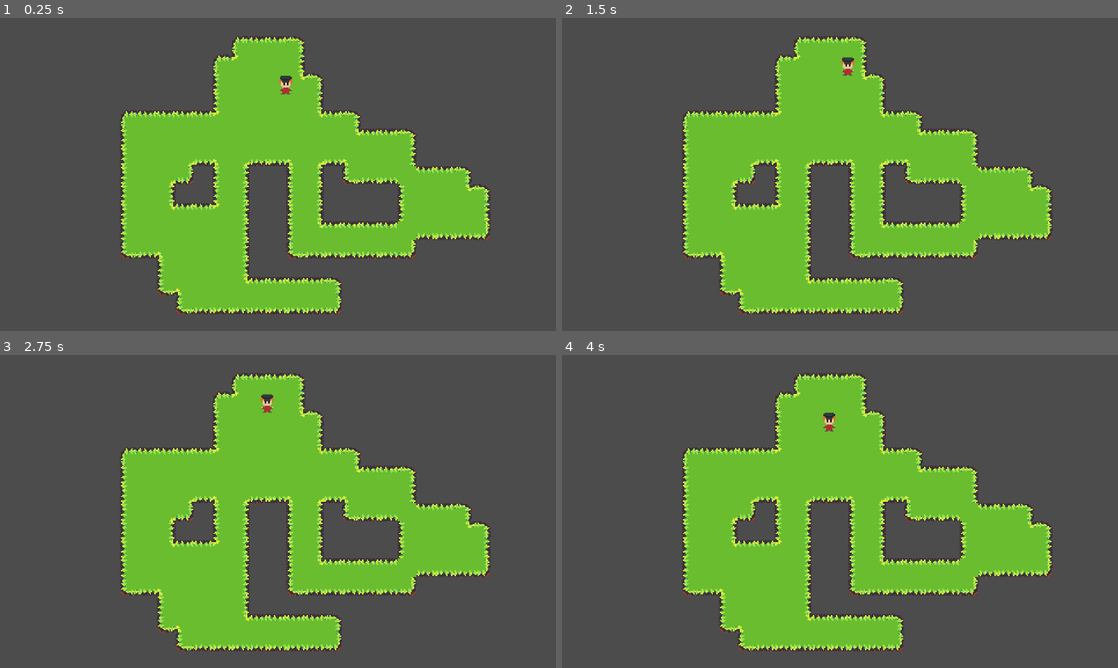
Above: before the commit, frames 1-4 (two rows, left to right).
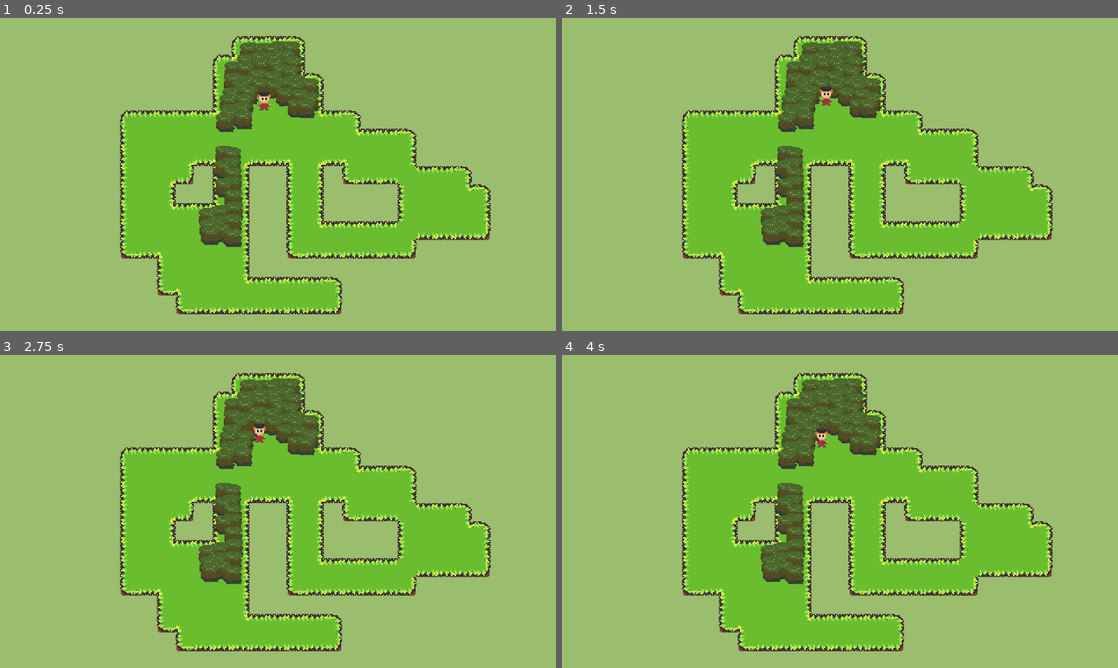
Above: after the commit, the same moments.

Repository: Zezeku/Godot-Creature-Catch
Game: Godot game, scene res://Source/SceneHandler.tscn
Same seed, same stepped clock (60 frames per second), same inputs: the game is played once before the commit and once after it.
Inputs:
- Up to frame 1 (0.25 s): no input
- Up to frame 2 (1.5 s): hold Up (ui_up) from 0.53 s (still down); tap Enter at 1.25 s
- Up to frame 3 (2.75 s): release Up (ui_up) at 2.03 s; hold Left (ui_left) from 2.03 s (still down)
- Up to frame 4 (4 s): release Left (ui_left) at 3.53 s; hold Down (ui_down) from 3.53 s (still down)

The runs differ from the first frame. In frame 1, 74% of the frame differs, in the area x 0-100%, y 0-100%; in frame 2, 74%; in frame 3, 74%; in frame 4, 74%.

Commit message:
TallGrass
MAde a tall grass object, that animates when player runs into it. Each tall grass uses area 2d and signals. Added 50 objects, runs smoothly as of now

Diff:
--- a/Project/Source/AnimatedSprite.gd
+++ b/Project/Source/AnimatedSprite.gd
@@ -1,20 +1,20 @@
-extends AnimatedSprite
+extends KinematicBody2D
 
 var speed = 16 ;
 var move_dir = Vector2();
 
 func get_input():
-
+	print(position)
 	move_dir = Vector2();
 
 	if Input.is_action_just_pressed("ui_right"):
-		move_dir.x += 1 ;
+		move_dir.x += 0.25 ;
 	if Input.is_action_just_pressed("ui_left"):
-		move_dir.x -= 1 ;
+		move_dir.x -= 0.25 ;
 	if Input.is_action_just_pressed("ui_up"):
-		move_dir.y -= 1 ;
+		move_dir.y -= 0.25 ;
 	if Input.is_action_just_pressed("ui_down"):
-		move_dir.y += 1 ;
+		move_dir.y += 0.25 ;
 
 
 
--- /dev/null
+++ b/Project/Source/Player.tscn
@@ -0,0 +1,45 @@
+[gd_scene load_steps=9 format=2]
+
+[ext_resource path="res://Assets/PlayerSprite.png" type="Texture" id=1]
+[ext_resource path="res://Source/AnimatedSprite.gd" type="Script" id=2]
+
+[sub_resource type="AtlasTexture" id=1]
+atlas = ExtResource( 1 )
+region = Rect2( 0, 0, 16, 16 )
+
+[sub_resource type="AtlasTexture" id=2]
+atlas = ExtResource( 1 )
+region = Rect2( 16, 0, 16, 16 )
+
+[sub_resource type="AtlasTexture" id=3]
+atlas = ExtResource( 1 )
+region = Rect2( 0, 0, 16, 16 )
+
+[sub_resource type="AtlasTexture" id=4]
+atlas = ExtResource( 1 )
+region = Rect2( 32, 0, 16, 16 )
+
+[sub_resource type="SpriteFrames" id=5]
+animations = [ {
+"frames": [ SubResource( 1 ), SubResource( 2 ), SubResource( 3 ), SubResource( 4 ) ],
+"loop": true,
+"name": "WalkingDown",
+"speed": 3.0
+} ]
+
+[sub_resource type="RectangleShape2D" id=6]
+extents = Vector2( 4.46356, 1.06177 )
+
+[node name="Player" type="KinematicBody2D"]
+collision_mask = 2
+script = ExtResource( 2 )
+
+[node name="AnimatedSprite" type="AnimatedSprite" parent="."]
+frames = SubResource( 5 )
+animation = "WalkingDown"
+frame = 1
+playing = true
+
+[node name="CollisionShape2D" type="CollisionShape2D" parent="."]
+position = Vector2( 0.18729, 7.30425 )
+shape = SubResource( 6 )
--- a/Project/Source/SceneHandler.tscn
+++ b/Project/Source/SceneHandler.tscn
@@ -1,35 +1,11 @@
-[gd_scene load_steps=11 format=2]
+[gd_scene load_steps=6 format=2]
 
 [ext_resource path="res://Assets/GrassTiles.png" type="Texture" id=1]
-[ext_resource path="res://Assets/PlayerSprite.png" type="Texture" id=2]
-[ext_resource path="res://Source/AnimatedSprite.gd" type="Script" id=3]
+[ext_resource path="res://Source/Player.tscn" type="PackedScene" id=2]
 [ext_resource path="res://Assets/ForestMedley.ogg" type="AudioStream" id=4]
-
-[sub_resource type="AtlasTexture" id=1]
-atlas = ExtResource( 2 )
-region = Rect2( 0, 0, 16, 16 )
-
-[sub_resource type="AtlasTexture" id=2]
-atlas = ExtResource( 2 )
-region = Rect2( 16, 0, 16, 16 )
-
-[sub_resource type="AtlasTexture" id=3]
-atlas = ExtResource( 2 )
-region = Rect2( 0, 0, 16, 16 )
-
-[sub_resource type="AtlasTexture" id=4]
-atlas = ExtResource( 2 )
-region = Rect2( 32, 0, 16, 16 )
-
-[sub_resource type="SpriteFrames" id=5]
-animations = [ {
-"frames": [ SubResource( 1 ), SubResource( 2 ), SubResource( 3 ), SubResource( 4 ) ],
-"loop": true,
-"name": "WalkingDown",
-"speed": 3.0
-} ]
-
-[sub_resource type="TileSet" id=6]
+[ext_resource path="res://Source/TallGrass.tscn" type="PackedScene" id=5]
+
+[sub_resource type="TileSet" id=7]
 0/name = "GrassTiles.png 0"
 0/texture = ExtResource( 1 )
 0/tex_offset = Vector2( 0, 0 )
@@ -56,16 +32,10 @@
 
 [node name="SceneHandler" type="Node"]
 
-[node name="AnimatedSprite" type="AnimatedSprite" parent="."]
-position = Vector2( 319.218, 74.4315 )
-z_index = 1
-frames = SubResource( 5 )
-animation = "WalkingDown"
-playing = true
-script = ExtResource( 3 )
-
-[node name="Route1" type="TileMap" parent="."]
-tile_set = SubResource( 6 )
+[node name="Route1Scene" type="Node2D" parent="."]
+
+[node name="Route1" type="TileMap" parent="Route1Scene"]
+tile_set = SubResource( 7 )
 cell_size = Vector2( 16, 16 )
 cell_custom_transform = Transform2D( 16, 0, 0, 16, 0, 0 )
 format = 1
@@ -74,12 +44,229 @@
 "_edit_lock_": true
 }
 
-[node name="PlayerCamera" type="Camera2D" parent="."]
+[node name="YSort" type="YSort" parent="Route1Scene"]
+
+[node name="Player" parent="Route1Scene/YSort" instance=ExtResource( 2 )]
+position = Vector2( 300.681, 88.0508 )
+
+[node name="Node2D" parent="Route1Scene/YSort" instance=ExtResource( 5 )]
+position = Vector2( 272.923, 136.164 )
+
+[node name="Node2D2" parent="Route1Scene/YSort" instance=ExtResource( 5 )]
+position = Vector2( 272.328, 145.083 )
+
+[node name="Node2D3" parent="Route1Scene/YSort" instance=ExtResource( 5 )]
+position = Vector2( 273.518, 153.408 )
+
+[node name="Node2D4" parent="Route1Scene/YSort" instance=ExtResource( 5 )]
+position = Vector2( 273.518, 161.138 )
+
+[node name="Node2D5" parent="Route1Scene/YSort" instance=ExtResource( 5 )]
+position = Vector2( 274.112, 172.435 )
+
+[node name="Node2D6" parent="Route1Scene/YSort" instance=ExtResource( 5 )]
+position = Vector2( 274.707, 183.138 )
+
+[node name="Node2D7" parent="Route1Scene/YSort" instance=ExtResource( 5 )]
+position = Vector2( 262.815, 186.111 )
+
+[node name="Node2D8" parent="Route1Scene/YSort" instance=ExtResource( 5 )]
+position = Vector2( 252.112, 188.489 )
+
+[node name="Node2D9" parent="Route1Scene/YSort" instance=ExtResource( 5 )]
+position = Vector2( 273.518, 193.841 )
+
+[node name="Node2D10" parent="Route1Scene/YSort" instance=ExtResource( 5 )]
+position = Vector2( 261.031, 195.03 )
+
+[node name="Node2D11" parent="Route1Scene/YSort" instance=ExtResource( 5 )]
+position = Vector2( 252.707, 198.003 )
+
+[node name="Node2D12" parent="Route1Scene/YSort" instance=ExtResource( 5 )]
+position = Vector2( 273.366, 206.214 )
+
+[node name="Node2D13" parent="Route1Scene/YSort" instance=ExtResource( 5 )]
+position = Vector2( 263.566, 201.976 )
+
+[node name="Node2D14" parent="Route1Scene/YSort" instance=ExtResource( 5 )]
+position = Vector2( 254.031, 204.36 )
+
+[node name="Node2D15" parent="Route1Scene/YSort" instance=ExtResource( 5 )]
+position = Vector2( 266.215, 163.041 )
+
+[node name="Node2D16" parent="Route1Scene/YSort" instance=ExtResource( 5 )]
+position = Vector2( 265.42, 147.149 )
+
+[node name="Node2D17" parent="Route1Scene/YSort" instance=ExtResource( 5 )]
+position = Vector2( 266.215, 134.7 )
+
+[node name="Node2D18" parent="Route1Scene/YSort" instance=ExtResource( 5 )]
+position = Vector2( 282.371, 104.24 )
+
+[node name="Node2D19" parent="Route1Scene/YSort" instance=ExtResource( 5 )]
+position = Vector2( 281.577, 97.0891 )
+
+[node name="Node2D20" parent="Route1Scene/YSort" instance=ExtResource( 5 )]
+position = Vector2( 283.696, 89.9377 )
+rotation = -0.00766731
+
+[node name="Node2D21" parent="Route1Scene/YSort" instance=ExtResource( 5 )]
+position = Vector2( 287.404, 82.7864 )
+rotation = -0.00766731
+
+[node name="Node2D22" parent="Route1Scene/YSort" instance=ExtResource( 5 )]
+position = Vector2( 296.939, 76.4296 )
+rotation = -0.00766731
+
+[node name="Node2D23" parent="Route1Scene/YSort" instance=ExtResource( 5 )]
+position = Vector2( 309.388, 77.7539 )
+rotation = -0.00766731
+
+[node name="Node2D24" parent="Route1Scene/YSort" instance=ExtResource( 5 )]
+position = Vector2( 318.658, 84.6404 )
+rotation = -0.00766731
+
+[node name="Node2D25" parent="Route1Scene/YSort" instance=ExtResource( 5 )]
+position = Vector2( 331.107, 85.6999 )
+rotation = -0.00766731
+
+[node name="Node2D26" parent="Route1Scene/YSort" instance=ExtResource( 5 )]
+position = Vector2( 336.404, 94.7054 )
+rotation = -0.00766731
+
+[node name="Node2D27" parent="Route1Scene/YSort" instance=ExtResource( 5 )]
+position = Vector2( 328.723, 94.4405 )
+rotation = -0.00766731
+
+[node name="Node2D28" parent="Route1Scene/YSort" instance=ExtResource( 5 )]
+position = Vector2( 318.393, 75.3701 )
+rotation = -0.00766731
+
+[node name="Node2D29" parent="Route1Scene/YSort" instance=ExtResource( 5 )]
+position = Vector2( 307.798, 70.3377 )
+rotation = -0.00766731
+
+[node name="Node2D30" parent="Route1Scene/YSort" instance=ExtResource( 5 )]
+position = Vector2( 295.085, 68.7485 )
+rotation = -0.00766731
+
+[node name="Node2D31" parent="Route1Scene/YSort" instance=ExtResource( 5 )]
+position = Vector2( 285.814, 74.0458 )
+rotation = -0.00766731
+
+[node name="Node2D32" parent="Route1Scene/YSort" instance=ExtResource( 5 )]
+position = Vector2( 280.517, 77.7539 )
+rotation = -0.00766731
+
+[node name="Node2D33" parent="Route1Scene/YSort" instance=ExtResource( 5 )]
+position = Vector2( 272.571, 84.3756 )
+rotation = -0.00766731
+
+[node name="Node2D34" parent="Route1Scene/YSort" instance=ExtResource( 5 )]
+position = Vector2( 273.896, 71.9269 )
+rotation = -0.00766731
+
+[node name="Node2D35" parent="Route1Scene/YSort" instance=ExtResource( 5 )]
+position = Vector2( 274.425, 62.1268 )
+rotation = -0.00766731
+
+[node name="Node2D36" parent="Route1Scene/YSort" instance=ExtResource( 5 )]
+position = Vector2( 284.225, 62.6566 )
+rotation = -0.00766731
+
+[node name="Node2D37" parent="Route1Scene/YSort" instance=ExtResource( 5 )]
+position = Vector2( 285.02, 55.7701 )
+rotation = -0.00766731
+
+[node name="Node2D38" parent="Route1Scene/YSort" instance=ExtResource( 5 )]
+position = Vector2( 287.669, 45.7052 )
+rotation = -0.00766731
+
+[node name="Node2D39" parent="Route1Scene/YSort" instance=ExtResource( 5 )]
+position = Vector2( 298.263, 46.2349 )
+rotation = -0.00766731
+
+[node name="Node2D40" parent="Route1Scene/YSort" instance=ExtResource( 5 )]
+position = Vector2( 297.469, 53.6511 )
+rotation = -0.00766731
+
+[node name="Node2D41" parent="Route1Scene/YSort" instance=ExtResource( 5 )]
+position = Vector2( 298.528, 58.9484 )
+rotation = -0.00766731
+
+[node name="Node2D42" parent="Route1Scene/YSort" instance=ExtResource( 5 )]
+position = Vector2( 313.361, 44.6457 )
+rotation = -0.00766731
+
+[node name="Node2D43" parent="Route1Scene/YSort" instance=ExtResource( 5 )]
+position = Vector2( 307.004, 46.4998 )
+rotation = -0.00766731
+
+[node name="Node2D44" parent="Route1Scene/YSort" instance=ExtResource( 5 )]
+position = Vector2( 309.123, 53.6511 )
+rotation = -0.00766731
+
+[node name="Node2D45" parent="Route1Scene/YSort" instance=ExtResource( 5 )]
+position = Vector2( 323.955, 44.9106 )
+rotation = -0.00766731
+
+[node name="Node2D46" parent="Route1Scene/YSort" instance=ExtResource( 5 )]
+position = Vector2( 318.923, 51.7971 )
+rotation = -0.00766731
+
+[node name="Node2D47" parent="Route1Scene/YSort" instance=ExtResource( 5 )]
+position = Vector2( 309.917, 58.9484 )
+rotation = -0.00766731
+
+[node name="Node2D48" parent="Route1Scene/YSort" instance=ExtResource( 5 )]
+position = Vector2( 315.479, 64.5106 )
+rotation = -0.00766731
+
+[node name="Node2D49" parent="Route1Scene/YSort" instance=ExtResource( 5 )]
+position = Vector2( 325.279, 57.6241 )
+rotation = -0.00766731
+
+[node name="Node2D50" parent="Route1Scene/YSort" instance=ExtResource( 5 )]
+position = Vector2( 323.161, 65.8349 )
+rotation = -0.00766731
+
+[node name="Node2D51" parent="Route1Scene/YSort" instance=ExtResource( 5 )]
+position = Vector2( 328.193, 72.9863 )
+rotation = -0.00766731
+
+[node name="Node2D52" parent="Route1Scene/YSort" instance=ExtResource( 5 )]
+position = Vector2( 340.112, 76.6944 )
+rotation = -0.00766731
+
+[node name="Node2D53" parent="Route1Scene/YSort" instance=ExtResource( 5 )]
+position = Vector2( 328.193, 78.0188 )
+rotation = -0.00766731
+
+[node name="Node2D54" parent="Route1Scene/YSort" instance=ExtResource( 5 )]
+position = Vector2( 340.377, 88.8783 )
+rotation = -0.00766731
+
+[node name="Node2D55" parent="Route1Scene/YSort" instance=ExtResource( 5 )]
+position = Vector2( 270.187, 90.2026 )
+rotation = -0.00766731
+
+[node name="Node2D56" parent="Route1Scene/YSort" instance=ExtResource( 5 )]
+position = Vector2( 270.717, 98.9431 )
+rotation = -0.00766731
+
+[node name="Node2D57" parent="Route1Scene/YSort" instance=ExtResource( 5 )]
+position = Vector2( 267.009, 106.624 )
+rotation = -0.00766731
+
+[node name="Node2D58" parent="Route1Scene/YSort" instance=ExtResource( 5 )]
+position = Vector2( 271.777, 101.592 )
+rotation = -0.00766731
+
+[node name="PlayerCamera" type="Camera2D" parent="Route1Scene"]
 position = Vector2( 312.5, 151.5 )
 current = true
 zoom = Vector2( 0.25, 0.25 )
 
-[node name="AudioStreamPlayer" type="AudioStreamPlayer" parent="."]
+[node name="AudioStreamPlayer" type="AudioStreamPlayer" parent="Route1Scene"]
 stream = ExtResource( 4 )
 volume_db = -15.0
-autoplay = true
--- /dev/null
+++ b/Project/Source/TallGrass.gd
@@ -0,0 +1,29 @@
+extends Area2D
+
+
+# Declare member variables here. Examples:
+# var a = 2
+# var b = "text"
+
+
+# Called when the node enters the scene tree for the first time.
+func _ready():
+	pass # Replace with function body.
+
+
+# Called every frame. 'delta' is the elapsed time since the previous frame.
+#func _process(delta):
+#	pass
+
+
+func _on_Node2D_body_entered(body):
+	$Sprite.visible = false;
+	$AnimatedSprite.frame = 0;
+	$AnimatedSprite.play("default");
+	$AnimatedSprite.visible = true ;
+
+
+
+func _on_AnimatedSprite_animation_finished():
+	$Sprite.visible = true ;
+	$AnimatedSprite.visible = false ;
--- /dev/null
+++ b/Project/Source/TallGrass.tscn
@@ -0,0 +1,59 @@
+[gd_scene load_steps=11 format=2]
+
+[ext_resource path="res://Assets/TallGrass.png" type="Texture" id=1]
+[ext_resource path="res://Source/TallGrass.gd" type="Script" id=2]
+
+[sub_resource type="RectangleShape2D" id=1]
+extents = Vector2( 7.07044, 1.61058 )
+
+[sub_resource type="AtlasTexture" id=2]
+atlas = ExtResource( 1 )
+region = Rect2( 0, 0, 16, 16 )
+
+[sub_resource type="AtlasTexture" id=3]
+atlas = ExtResource( 1 )
+region = Rect2( 16, 0, 16, 16 )
+
+[sub_resource type="AtlasTexture" id=4]
+atlas = ExtResource( 1 )
+region = Rect2( 32, 0, 16, 16 )
+
+[sub_resource type="AtlasTexture" id=5]
+atlas = ExtResource( 1 )
+region = Rect2( 48, 0, 16, 16 )
+
+[sub_resource type="AtlasTexture" id=6]
+atlas = ExtResource( 1 )
+region = Rect2( 64, 0, 16, 16 )
+
+[sub_resource type="AtlasTexture" id=7]
+atlas = ExtResource( 1 )
+region = Rect2( 80, 0, 16, 16 )
+
+[sub_resource type="SpriteFrames" id=8]
+animations = [ {
+"frames": [ SubResource( 2 ), SubResource( 3 ), SubResource( 4 ), SubResource( 5 ), SubResource( 6 ), SubResource( 7 ) ],
+"loop": true,
+"name": "default",
+"speed": 3.0
+} ]
+
+[node name="Node2D" type="Area2D"]
+script = ExtResource( 2 )
+
+[node name="CollisionShape2D" type="CollisionShape2D" parent="."]
+position = Vector2( 0.44545, 6.34765 )
+shape = SubResource( 1 )
+
+[node name="AnimatedSprite" type="AnimatedSprite" parent="."]
+frames = SubResource( 8 )
+frame = 5
+
+[node name="Sprite" type="Sprite" parent="."]
+scale = Vector2( 0.95045, 1 )
+texture = ExtResource( 1 )
+hframes = 6
+frame = 5
+
+[connection signal="body_entered" from="." to="." method="_on_Node2D_body_entered"]
+[connection signal="animation_finished" from="AnimatedSprite" to="." method="_on_AnimatedSprite_animation_finished"]
--- a/Project/project.godot
+++ b/Project/project.godot
@@ -21,6 +21,11 @@
 window/stretch/mode="viewport"
 window/stretch/aspect="keep"
 
+[layer_names]
+
+2d_physics/layer_1="Player"
+2d_physics/layer_2="Grass"
+
 [physics]
 
 common/enable_pause_aware_picking=true
@@ -28,4 +33,5 @@
 [rendering]
 
 2d/snapping/use_gpu_pixel_snap=true
+environment/default_clear_color=Color( 0.611765, 0.745098, 0.435294, 1 )
 environment/default_environment="res://default_env.tres"
Binary file added: Project/Assets/TallGrass.png
Not shown, added: Project/Assets/TallGrass.png.import
Binary file added: Project/ToImport/TallGrass.aseprite
